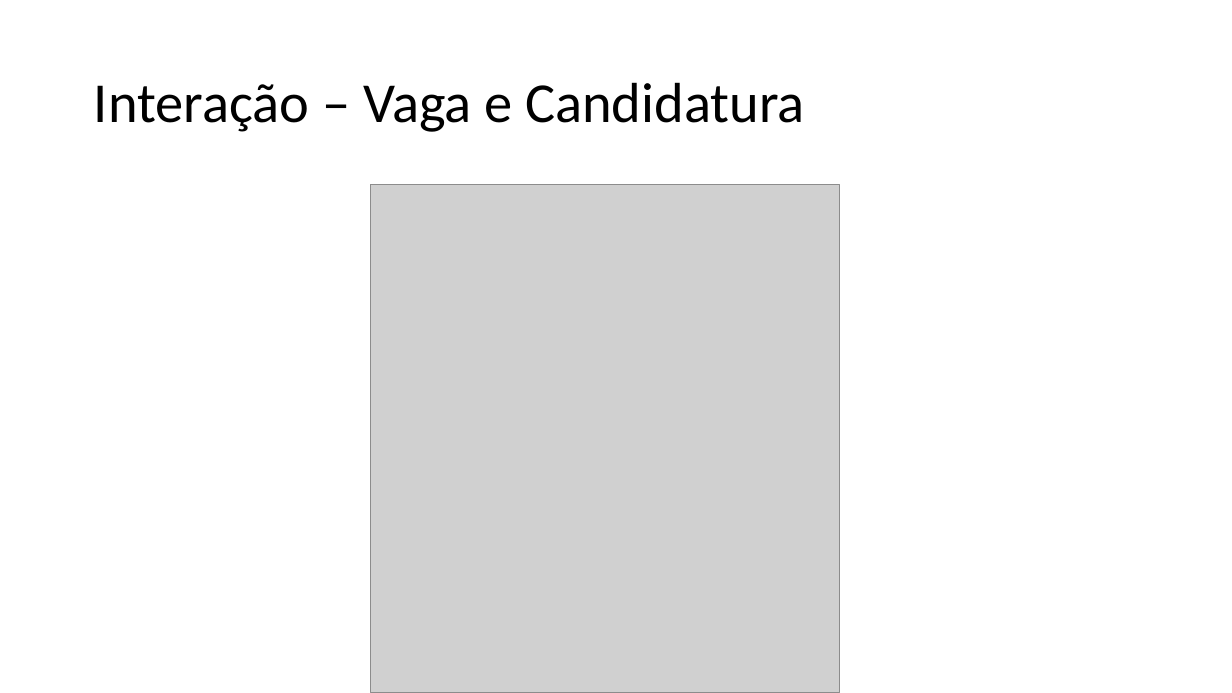
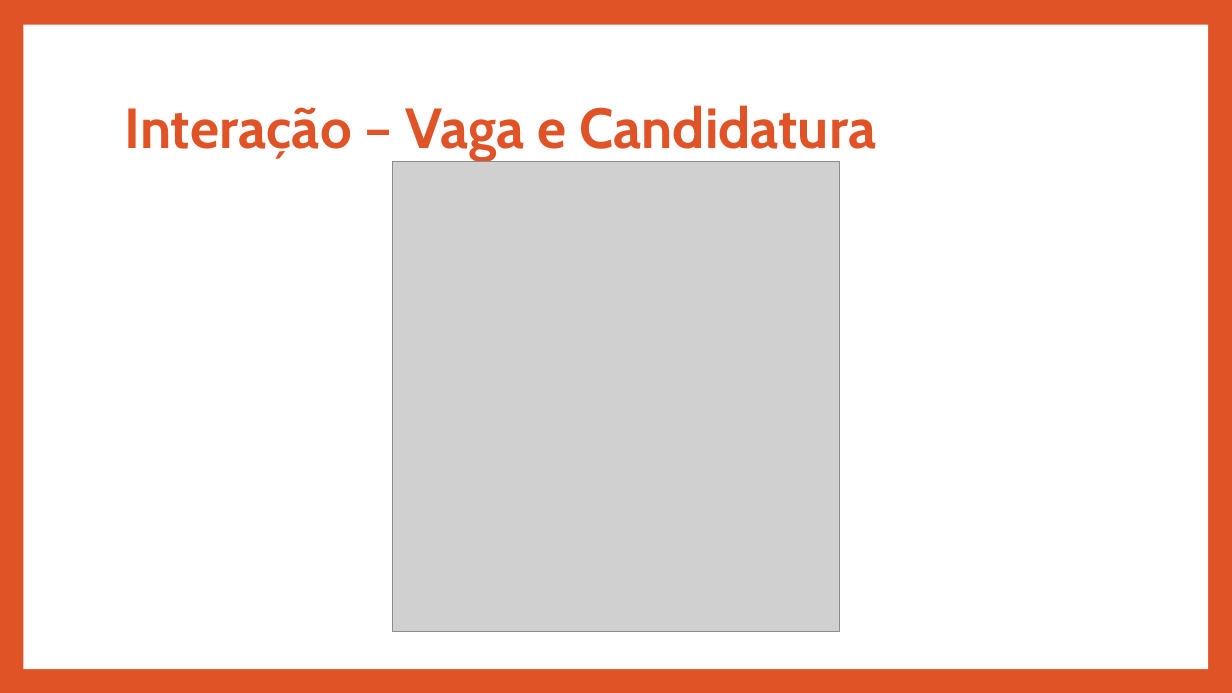
Before and after one commit to A40278/ps_20172018, a slide deck: slide 14 of Appresentação/Appresentacao.pptx. Drawn at 1232x693 pixels with LibreOffice and Linux fonts; fonts in the diff are those of the drawing; grey boxes stand for pictures. Boxes give left, top, right and bottom in pixels: in the first picture for what was removed or moved away, otherwise in the second. Text is boxed around its words. In the diff, an @@ line names an element or a change of style, - is before the commit and + after.

```diff
--- a/Appresentação/Appresentacao.pptx
+++ b/Appresentação/Appresentacao.pptx
@@ background #FFFFFF to #DF5327 @@
@@ rectangle added at bbox=[23, 25, 1208, 669], fill #FFFFFF @@
@@ title "Interação – Vaga e Candidatura": place and size @@
-title "Interação – Vaga e Candidatura" at bbox=[94, 82, 805, 132]
+title "Interação – Vaga e Candidatura" at bbox=[125, 105, 876, 161]
@@ title "Interação – Vaga e Candidatura" at bbox=[125, 105, 876, 161]: font Calibri to Cabin, text colour #000000 to #DF5327, bold on @@
@@ picture: place and size @@
-picture at bbox=[371, 185, 839, 693]
+picture at bbox=[393, 162, 839, 631]
```
Also in this commit, not shown: 15 other slides changed, 4 slides added, 4 slides removed, 3 other files.
